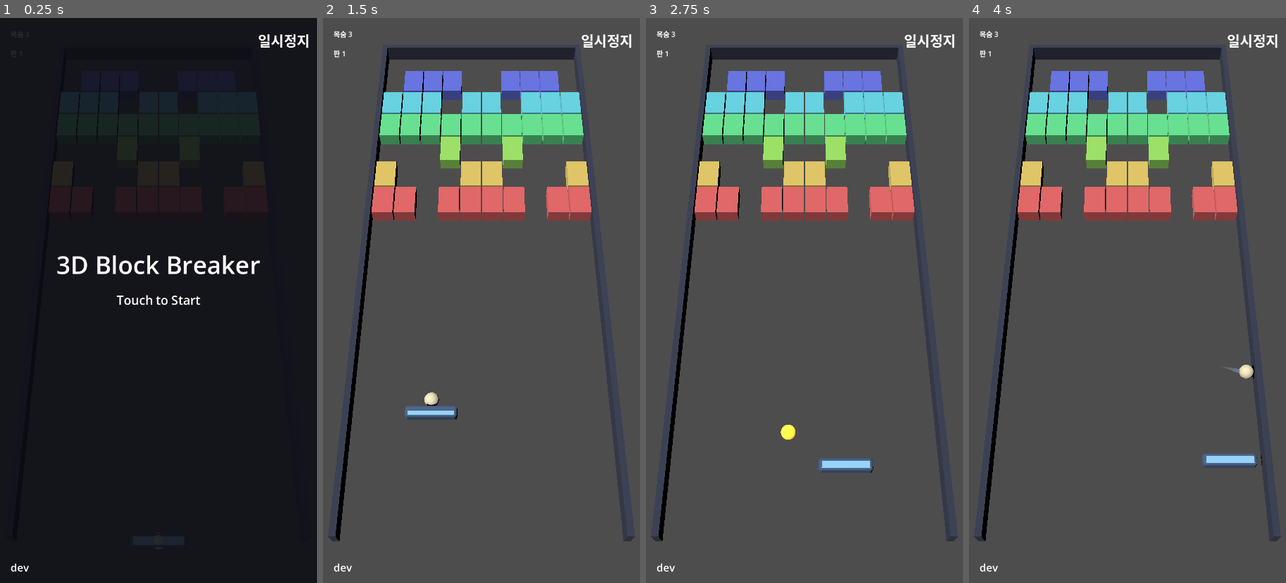
Above: before the commit, frames 1-4 (left to right).
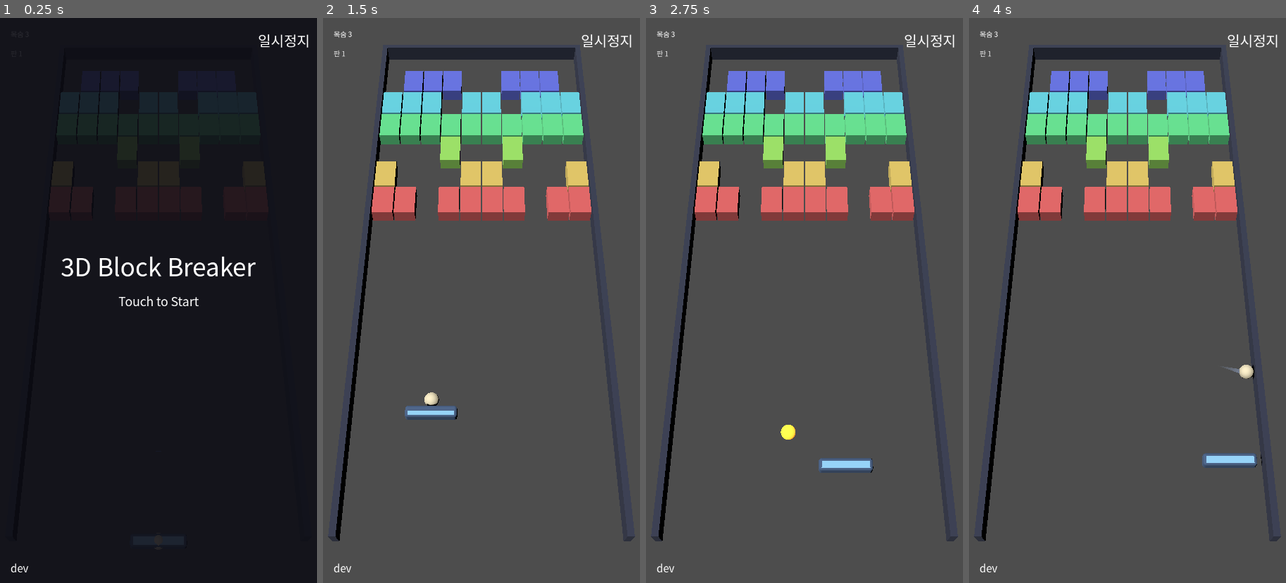
Above: after the commit, the same moments.

Repository: kjw5541a-hash/3DBlockBreaker
Game: Godot game, scene res://scenes/game.tscn
Same seed, same stepped clock (60 frames per second), same inputs: the game is played once before the commit and once after it.
Inputs (mouse positions are in pixels of both pictures, inside the frame that each line leads up to):
- Up to frame 1 (0.25 s): no input
- Up to frame 2 (1.5 s): tap Enter at 0.5 s; move the mouse to (551, 272) at 0.52 s; click (551, 272) at 0.67 s; tap Space at 1.25 s; drag from (418, 328) to (465, 413) at 1.27 s
- Up to frame 3 (2.75 s): move the mouse to (836, 176) at 2.02 s; click (836, 176) at 2.17 s
- Up to frame 4 (4 s): drag from (1111, 413) to (1032, 215) at 2.77 s; move the mouse to (1222, 385) at 3.52 s; click (1222, 385) at 3.67 s

The runs differ from the first frame. In frame 1, 1.6% of the frame differs, in the area x 3-98%, y 2-99%; in frame 2, 0.2%; in frame 3, 0.2%; in frame 4, 0.2%.

Commit message:
fix: 한글 글리프가 있는 폰트를 깐다
Godot 기본 폰트에는 한글 글리프가 없다. 그래서 HUD 의 "목숨/판" 과 이번에
넣은 일시정지·게임오버 문구가 전부 두부로 나오고, 영문인 "GAME OVER" 만
멀쩡해 보였다.

Noto Sans KR(OFL)을 굵기 400 으로 고정하고 화면에 실제로 나오는 글자만
남겨 20KB 로 줄였다. 전체는 10MB, 한글 음절 전체만 남겨도 2.3MB 라 웹
빌드에 그대로 싣기엔 무겁다. ASCII 는 통째로 남긴다 — 빌드 버전 라벨이
날짜와 커밋 해시를 실어 오므로 어떤 영숫자가 올지 미리 알 수 없다.

subset 이라 UI 에 한글을 새로 쓰면 그 글자는 조용히 두부가 된다.
tests/test_font.gd 가 씬의 text 와 스크립트의 .text 를 훑어 빠진 글자를
잡고, tools/make_font.sh 가 subset 을 다시 만든다.

변이 4개(폰트 설정 해제/subset 에 없는 글자 추가/씬 훑기 파괴/스크립트
훑기 파괴) 전부 잡힌다.

Co-Authored-By: Claude Opus 5 <noreply@anthropic.com>

Diff:
--- a/project.godot
+++ b/project.godot
@@ -16,6 +16,14 @@
 window/size/viewport_height=1280
 window/handheld/orientation=1
 
+[gui]
+
+; Godot 기본 폰트에는 한글 글리프가 없다 — 깔지 않으면 HUD 와 일시정지·게임오버
+; 화면의 한글이 전부 두부(□)로 나오고 영문만 멀쩡해 보인다. 화면에 실제로
+; 나오는 글자만 남긴 subset 이라 20KB 다(전체는 10MB). UI 에 한글을 새로 쓰면
+; tools/make_font.sh 를 다시 돌릴 것 — tests/test_font.gd 가 빠진 글자를 잡는다.
+theme/custom_font="res://assets/NotoSansKR-subset.ttf"
+
 [physics]
 
 ; 공이 빠를 때 한 스텝 이동거리를 줄여 터널링 여지를 좁힌다. 서브스텝은
--- /dev/null
+++ b/tests/test_font.gd
@@ -0,0 +1,62 @@
+extends SceneTree
+
+# Godot 기본 폰트에는 한글 글리프가 없다. 그대로 두면 HUD 와 일시정지·게임오버
+# 화면의 한글이 전부 두부(□)로 나오고, 영문인 "GAME OVER" 만 멀쩡해 보인다.
+# 그래서 한글 subset 폰트를 프로젝트 기본 폰트로 깐다.
+#
+# subset 이라 화면에 나오는 글자만 들어 있다. UI 에 한글을 새로 쓰면 그 글자는
+# 폰트에 없어 조용히 두부가 된다 — 여기서 잡는다. 터지면 tools/make_font.sh 를
+# 다시 돌리면 된다.
+const FONT_PATH := "res://assets/NotoSansKR-subset.ttf"
+
+func _initialize() -> void:
+	_test_the_project_font_is_the_korean_subset()
+	_test_every_glyph_the_ui_shows_is_in_the_font()
+	print("test_font: OK")
+	quit()
+
+func _test_the_project_font_is_the_korean_subset() -> void:
+	var setting := str(ProjectSettings.get_setting("gui/theme/custom_font", ""))
+	assert(setting == FONT_PATH,
+		"프로젝트 기본 폰트가 한글 subset 이 아니다: '%s'" % setting)
+
+func _test_every_glyph_the_ui_shows_is_in_the_font() -> void:
+	var font := load(FONT_PATH) as Font
+	assert(font != null, "subset 폰트를 못 불러왔다: %s" % FONT_PATH)
+	# 화면에 나오는 글자의 출처는 씬의 text = "..." 과 스크립트의 .text = "..." 둘뿐이다.
+	# 주석은 일부러 안 훑는다 — 이 저장소는 주석이 전부 한글이라 그것까지 넣으면
+	# subset 이 폰트 전체가 된다.
+	#
+	# 두 출처를 따로 세는 것은 한쪽 훑기가 깨져도 다른 쪽이 한글을 채워 넣어
+	# 합계만 보면 반만 도는 것을 못 잡기 때문이다.
+	var from_scenes := _collect("res://scenes", "(?m)^text = \"(.*)\"$")
+	var from_scripts := _collect("res://scripts", "\\.text = \"(.*?)\"")
+	assert(_korean_count(from_scenes) >= 5,
+		"씬에서 찾은 한글이 %d 자뿐이다 — 훑기가 헛돈다" % _korean_count(from_scenes))
+	assert(_korean_count(from_scripts) >= 5,
+		"스크립트에서 찾은 한글이 %d 자뿐이다 — 훑기가 헛돈다" % _korean_count(from_scripts))
+	var seen := {}
+	for c in from_scenes + from_scripts:
+		if seen.has(c):
+			continue
+		seen[c] = true
+		assert(font.has_char(c.unicode_at(0)),
+			"화면에 나오는 '%s' 가 폰트에 없다 — 두부로 뜬다. tools/make_font.sh 를 다시 돌릴 것" % c)
+
+static func _korean_count(s: String) -> int:
+	var n := 0
+	for c in s:
+		if c.unicode_at(0) > 0x7f:
+			n += 1
+	return n
+
+func _collect(dir: String, pattern: String) -> String:
+	var re := RegEx.create_from_string(pattern)
+	var out := ""
+	for f in DirAccess.get_files_at(dir):
+		# 임포트된 프로젝트에서는 .gd 옆에 .uid 가 같이 놓인다.
+		if not (f.ends_with(".tscn") or f.ends_with(".gd")):
+			continue
+		for m in re.search_all(FileAccess.get_file_as_string(dir.path_join(f))):
+			out += m.get_string(1)
+	return out
Not shown, added: assets/NotoSansKR-OFL.txt
Binary file added: assets/NotoSansKR-subset.ttf
Not shown, added: assets/NotoSansKR-subset.ttf.import
Not shown, added: tests/test_font.gd.uid
Not shown, added: tools/make_font.sh
